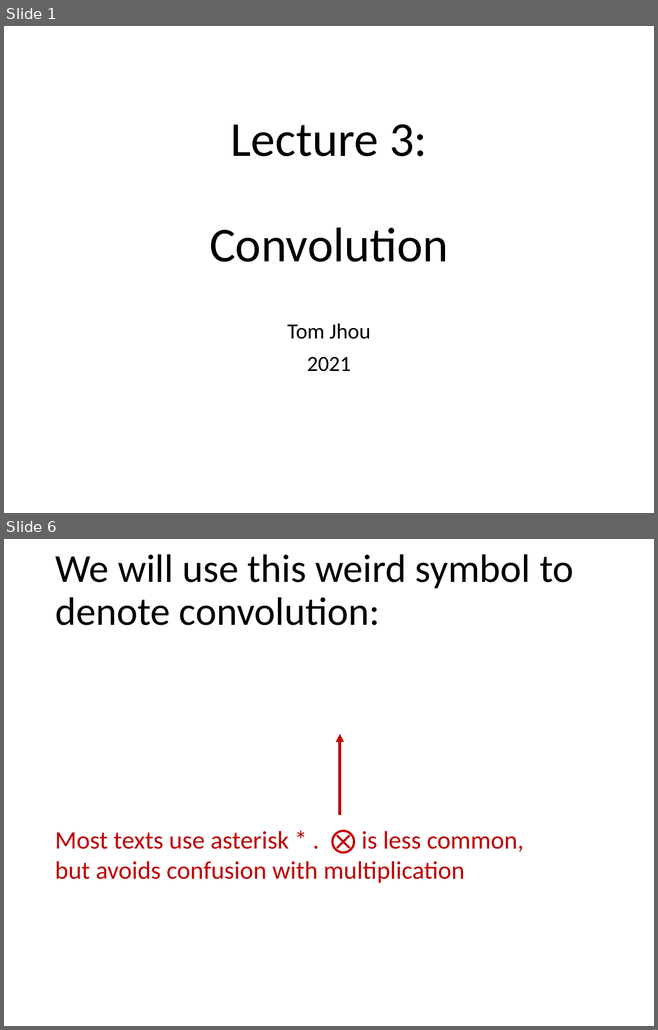
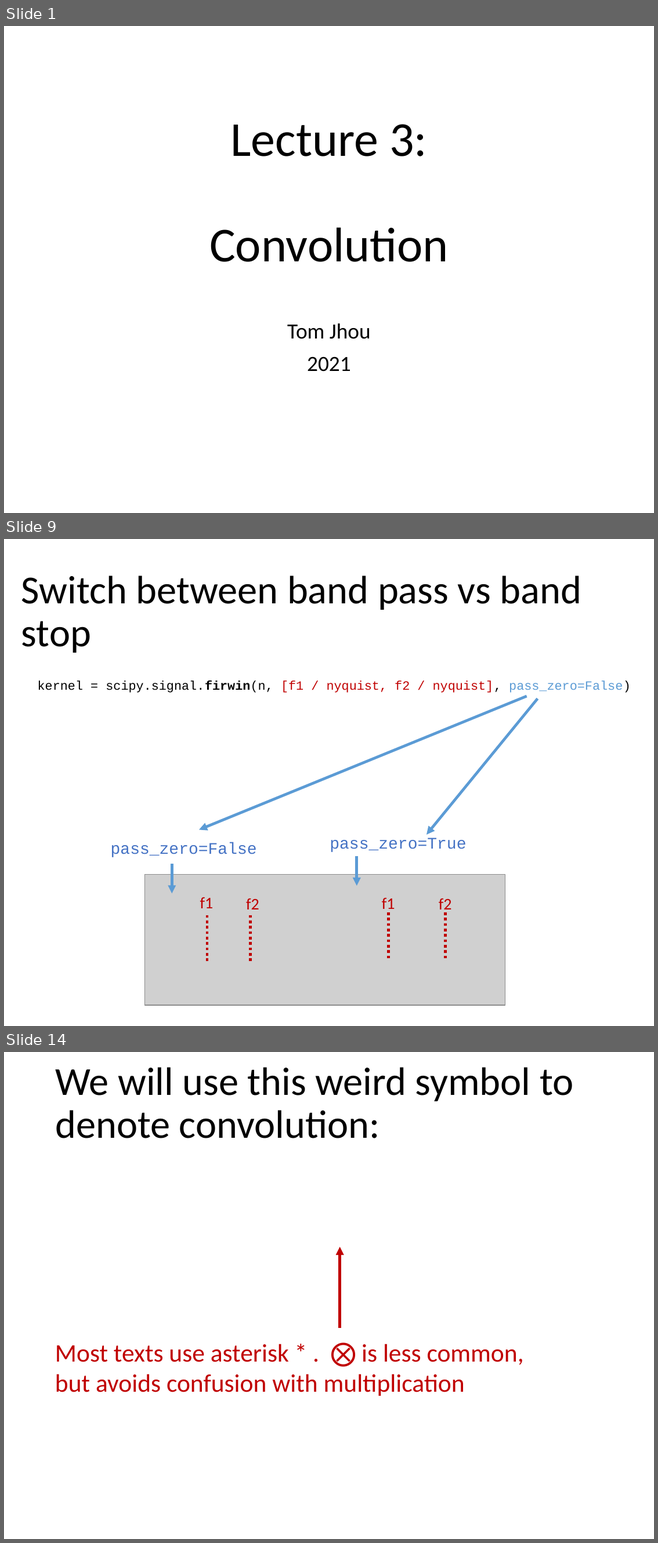
Before and after one commit to tomjhou/MathClassPythonCode, a slide deck: Class3/Lecture3 - Convolution.pptx. Shown one above the other, each under a label of ours: slides 1 and 6 before the commit, slides 1, 9 and 14 after it; the slides between them are not shown. The pictures are 658x1030 and 658x1543 pixels, drawn with LibreOffice and Linux fonts; fonts in the diff are those of the drawing; grey boxes stand for pictures. Boxes give left, top, right and bottom in pixels: in the first picture for what was removed or moved away, otherwise in the second. Text is boxed around its words. In the diff, an @@ line names an element or a change of style, - is before the commit and + after.

```diff
--- a/Class3/Lecture3 - Convolution.pptx
+++ b/Class3/Lecture3 - Convolution.pptx
@@ slide 9 added at bbox=[4, 539, 654, 1026], background #FFFFFF @@
@@ title added at bbox=[21, 576, 582, 653], 44 pt, text #000000 @@
+Switch between band pass vs band stop
@@ text added at bbox=[38, 681, 630, 693], 14 pt, text #000000 @@
+kernel = scipy.signal.firwin(n, [f1 / nyquist, f2 / nyquist], pass_zero=False)
@@ arrow added from (526, 696) to (199, 830), #5B9BD5 3 pt @@
@@ arrow added from (538, 699) to (426, 835), #5B9BD5 3 pt @@
@@ text added at bbox=[111, 842, 257, 857], 18 pt, text #4472C4 @@
+pass_zero=False
@@ text added at bbox=[329, 838, 466, 852], 18 pt, text #4472C4 @@
+pass_zero=True
@@ arrow added from (172, 864) to (172, 894), #5B9BD5 3 pt @@
@@ arrow added from (357, 856) to (357, 886), #5B9BD5 3 pt @@
@@ picture added at bbox=[145, 875, 505, 1005] @@
@@ text added at bbox=[200, 897, 213, 908], 18 pt, text #C00000 @@
+f1
@@ text added at bbox=[246, 899, 259, 910], 18 pt, text #C00000 @@
+f2
@@ text added at bbox=[382, 898, 395, 913], 18 pt, text #C00000 @@
+f1
@@ text added at bbox=[438, 899, 452, 914], 18 pt, text #C00000 @@
+f2
@@ line added from (206, 915) to (206, 964), #C00000 3 pt dashed @@
@@ line added from (250, 915) to (250, 964), #C00000 3 pt dashed @@
@@ line added from (389, 913) to (389, 961), #C00000 3 pt dashed @@
@@ line added from (445, 913) to (445, 961), #C00000 3 pt dashed @@
@@ what was slide 6 is now slide 14 @@
```
Also in this commit, not shown: 5 slides changed, 13 other slides added, 1 other file.
